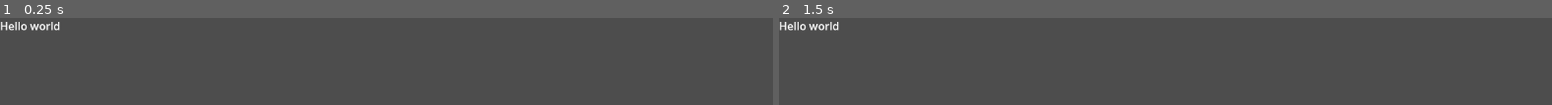
Above: before the commit, frames 1-2 (left to right).
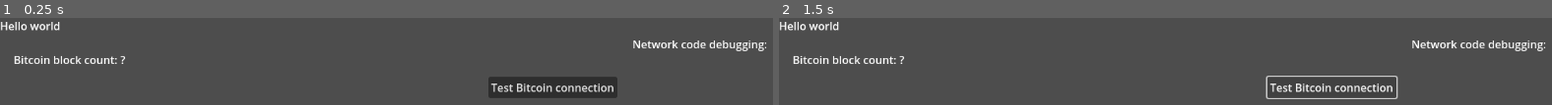
Above: after the commit, the same moments.

Repository: LayerTwo-Labs/BitWindow
Game: Godot game, scene res://scene/main_window.tscn
The game is run twice, just before and just after one commit, with the same random seed, the same clock (stepped at 60 frames per second) and the same inputs.
Inputs (mouse positions are in pixels of both pictures, inside the frame that each line leads up to):
- Up to frame 1 (0.25 s): no input
- Up to frame 2 (1.5 s): click (1335, 87) at 0.5 s, where only the run after the commit has a clickable "Test Bitcoin connection"

The runs differ from the first frame. In frame 1, 5.4% of the frame differs, in the area x 1-100%, y 25-93%; in frame 2, 2.8%.

Commit message:
Add server & debug scene test BTC27 RPC connection

Diff:
--- a/BitWindow/scene/main_window.tscn
+++ b/BitWindow/scene/main_window.tscn
@@ -1,4 +1,7 @@
-[gd_scene format=3 uid="uid://ddrak8ln5u67w"]
+[gd_scene load_steps=3 format=3 uid="uid://ddrak8ln5u67w"]
+
+[ext_resource type="Script" path="res://script/main_window.gd" id="1_fxi36"]
+[ext_resource type="PackedScene" uid="uid://ce2mbwdltb3tc" path="res://scene/server.tscn" id="2_335kp"]
 
 [node name="MainWindow" type="Control"]
 layout_mode = 3
@@ -7,9 +10,27 @@
 anchor_bottom = 1.0
 grow_horizontal = 2
 grow_vertical = 2
+script = ExtResource("1_fxi36")
+
+[node name="Server" parent="." instance=ExtResource("2_335kp")]
+layout_mode = 1
+offset_left = 679.0
+offset_top = 4.0
+offset_right = 679.0
+offset_bottom = 4.0
 
 [node name="Label" type="Label" parent="."]
 layout_mode = 0
-offset_right = 40.0
+offset_right = 89.0
 offset_bottom = 23.0
 text = "Hello world"
+
+[node name="LabelDebugBlockCount" type="Label" parent="."]
+layout_mode = 0
+offset_left = 20.0
+offset_top = 50.0
+offset_right = 60.0
+offset_bottom = 73.0
+text = "Bitcoin block count: ?"
+
+[connection signal="btc_new_block_count" from="Server" to="." method="_on_server_btc_new_block_count"]
--- /dev/null
+++ b/BitWindow/scene/server.tscn
@@ -0,0 +1,35 @@
+[gd_scene load_steps=2 format=3 uid="uid://ce2mbwdltb3tc"]
+
+[ext_resource type="Script" path="res://script/server.gd" id="1_w2u76"]
+
+[node name="Server" type="Control"]
+layout_mode = 3
+anchors_preset = 15
+anchor_right = 1.0
+anchor_bottom = 1.0
+grow_horizontal = 2
+grow_vertical = 2
+script = ExtResource("1_w2u76")
+
+[node name="Label" type="Label" parent="."]
+layout_mode = 0
+offset_left = 247.0
+offset_top = 23.0
+offset_right = 892.0
+offset_bottom = 96.0
+text = "Network code debugging:"
+
+[node name="ButtonTestConnectionBitcoin" type="Button" parent="."]
+layout_mode = 0
+offset_left = 36.0
+offset_top = 83.0
+offset_right = 225.0
+offset_bottom = 114.0
+text = "Test Bitcoin connection"
+
+[node name="RPCRequests" type="Node" parent="."]
+
+[node name="HTTPRPCBTCGetBlockCount" type="HTTPRequest" parent="RPCRequests"]
+
+[connection signal="pressed" from="ButtonTestConnectionBitcoin" to="." method="_on_button_test_connection_bitcoin_pressed"]
+[connection signal="request_completed" from="RPCRequests/HTTPRPCBTCGetBlockCount" to="." method="_on_httprpcbtc_get_block_count_request_completed"]
--- /dev/null
+++ b/BitWindow/script/main_window.gd
@@ -0,0 +1,9 @@
+extends Control
+
+func _ready() -> void:
+	# For network code debugging, set the server node visible
+	$Server.visible = true
+
+
+func _on_server_btc_new_block_count(height: int) -> void:
+	$LabelDebugBlockCount.text = str("Bitcoin block count: ", height)
--- /dev/null
+++ b/BitWindow/script/server.gd
@@ -0,0 +1,59 @@
+extends Control
+
+const RPC_USER : String = "abc"
+const RPC_PASS : String = "def"
+
+const BITCOIN_RPC_PORT : int = 8332
+
+@onready var http_rpc_btc_get_block_count: HTTPRequest = $RPCRequests/HTTPRPCBTCGetBlockCount
+
+signal btc_new_block_count(height : int)
+
+
+func _on_button_test_connection_bitcoin_pressed() -> void:
+	rpc_bitcoin_getblockcount()
+
+
+func make_rpc_request(port : int, method: String, params: Variant, http_request: HTTPRequest) -> void:
+	var auth = str(RPC_USER, ":", RPC_PASS)
+	var auth_bytes = auth.to_utf8_buffer()
+	var auth_encoded = Marshalls.raw_to_base64(auth_bytes)
+	var headers: PackedStringArray = []
+	headers.push_back("Authorization: Basic " + auth_encoded)
+	headers.push_back("content-type: application/json")
+
+	var jsonrpc := JSONRPC.new()
+	var req = jsonrpc.make_request(method, params, 1)
+
+	http_request.request("http://127.0.0.1:" + str(port), headers, HTTPClient.METHOD_POST, JSON.stringify(req))
+
+
+func parse_rpc_result(response_code, body) -> Dictionary:
+	var res = {}
+	var json = JSON.new()
+	if response_code != 200:
+		if body != null:
+			var err = json.parse(body.get_string_from_utf8())
+			if err == OK:
+				print(json.get_data())
+	else:
+		var err = json.parse(body.get_string_from_utf8())
+		if err == OK:
+			res = json.get_data() as Dictionary
+
+	return res
+
+
+func rpc_bitcoin_getblockcount() -> void:
+	make_rpc_request(BITCOIN_RPC_PORT, "getblockcount", [], http_rpc_btc_get_block_count)
+
+
+func _on_httprpcbtc_get_block_count_request_completed(result: int, response_code: int, headers: PackedStringArray, body: PackedByteArray) -> void:
+	var res = parse_rpc_result(response_code, body)
+	var height : int = 0
+	if res.has("result"):
+		print_debug("Result: ", res.result)
+		height = res.result
+		btc_new_block_count.emit(height)
+	else:
+		print_debug("result error")
